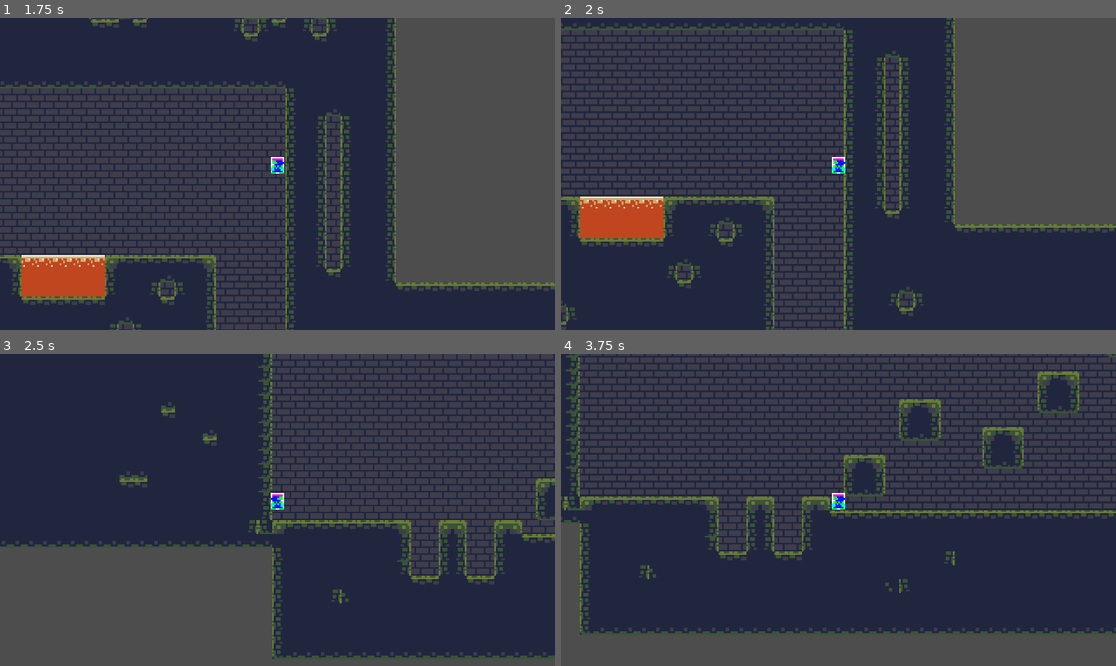
Above: before the commit, frames 1-4 (two rows, left to right).
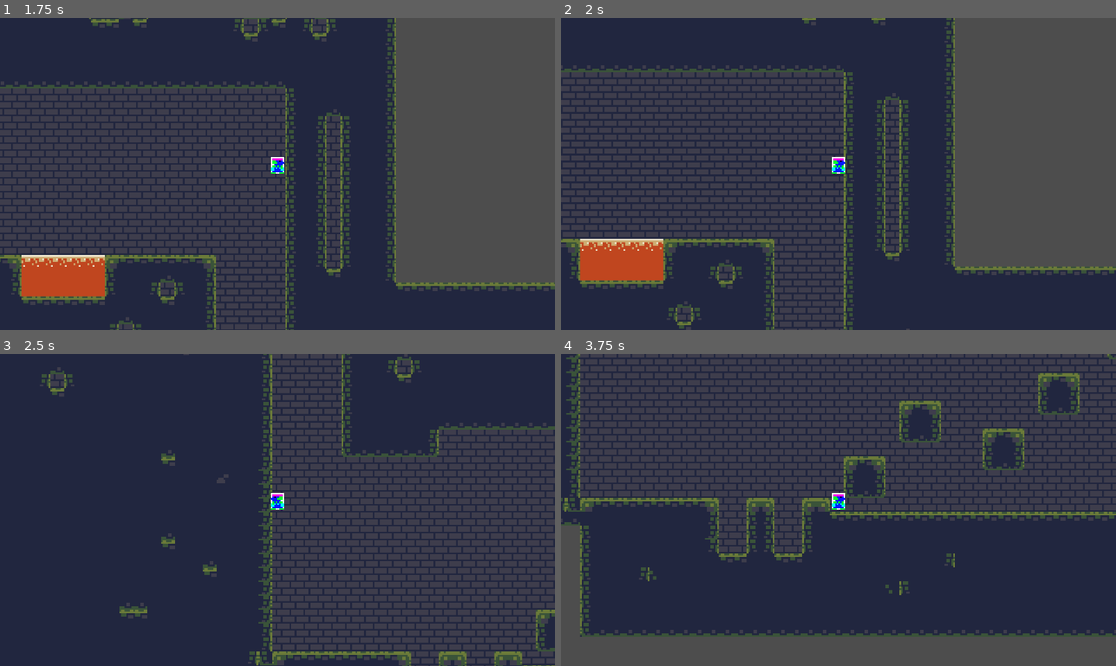
Above: after the commit, the same moments.

Repository: SonuTheNecro/You-Are-Your-Worst-Enemy
Game: Godot game, scene res://scenes/world.tscn
The game is run twice, just before and just after one commit, with the same random seed, the same clock (stepped at 60 frames per second) and the same inputs.
Inputs:
- Up to frame 1 (1.75 s): tap Enter at 0.5 s; hold D (move_right) from 0.53 s (still down); tap S (slide) at 0.6, 1.35 s; tap W (jump) at 0.77, 1.52 s
- Up to frame 2 (2 s): keep holding D (move_right)
- Up to frame 3 (2.5 s): release D (move_right) at 2.03 s; hold A (move_left) from 2.03 s (still down); tap S (slide) at 2.1 s
- Up to frame 4 (3.75 s): release A (move_left) at 2.78 s; hold D (move_right) from 2.78 s (still down); tap S (slide) at 2.85, 3.6 s; tap W (jump) at 3.02 s

Frame 1 is identical in both runs. In frame 2, 22% of the frame differs, in the area x 0-100%, y 0-100%; in frame 3, 44%; in frame 4, 22%.

Commit message:
feat: wall slide and terminal velocity

Diff:
--- a/scenes/world.tscn
+++ b/scenes/world.tscn
@@ -81,6 +81,7 @@
 sources/0 = SubResource("TileSetAtlasSource_8ldo6")
 
 [sub_resource type="RectangleShape2D" id="RectangleShape2D_ipv6d"]
+size = Vector2(50, 24)
 
 [sub_resource type="TileSetAtlasSource" id="TileSetAtlasSource_714s2"]
 texture = ExtResource("1_tqyli")
@@ -211,7 +212,7 @@
 script = ExtResource("2_nnuve")
 
 [node name="CollisionShape2D" type="CollisionShape2D" parent="Tiles/Lava/Area2D"]
-position = Vector2(8, 0)
+position = Vector2(32, 8)
 shape = SubResource("RectangleShape2D_ipv6d")
 script = ExtResource("3_5rw76")
 
--- a/scripts/gd/lava_death.gd
+++ b/scripts/gd/lava_death.gd
@@ -9,5 +9,4 @@
 
 func player_check(body: Node2D):
 	if body.is_in_group("player"):
-		print("touched player")
 		body.death()
--- a/scripts/gd/player.gd
+++ b/scripts/gd/player.gd
@@ -16,7 +16,6 @@
 
 func _physics_process(delta):
 	input_dir = input()
-	wall_slide_check = self.is_on_wall() and not self.is_on_floor()
 	if input_dir != Vector2.ZERO:
 		velocity.x = lerp(velocity.x, input_dir.x * speed, acceleration * delta)
 		#self.velocity = velocity.move_toward(speed * input_dir, acceleration) #Accerlate
@@ -24,6 +23,7 @@
 		velocity.x = lerp(velocity.x, 0.0, friction * delta)
 		#self.velocity = velocity.move_toward(Vector2.ZERO, friction)
 	jump(delta)
+	wall_slide_check = self.is_on_wall() and not self.is_on_floor() and velocity.y > 0
 	coyote_check = self.is_on_floor() if not Input.is_action_just_pressed("jump") else false
 	self.move_and_slide()
 	if coyote_check and not self.is_on_floor():
@@ -60,12 +60,16 @@
 		velocity.y = jump_power / 1.8 * -1
 # Handles Gravity
 func handle_gravity(delta):
-	if not is_on_floor():  # Handles Gravity
+	if wall_slide_check:
+		velocity.y += (gravity * 0.25) * delta
+	elif not is_on_floor():  # Handles Gravity
 		velocity.y += gravity * delta
 	else:
 		self.velocity.y = 0
 		coyote_check = false
-		wall_slide_check = false
+
+	if velocity.y > 600:
+		velocity.y = 600
 func death():
 	print("you have died!")
 	pass
